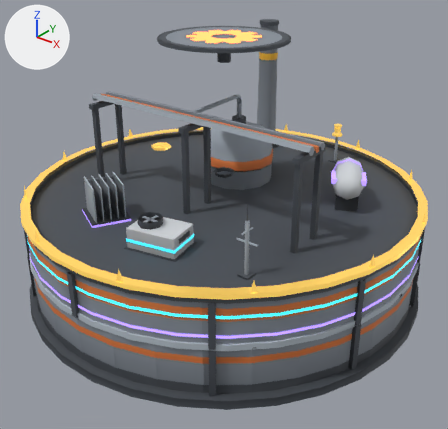
The glTF model assets/models/polymer_plant_s_far.glb as it was, and as the next commit left it.
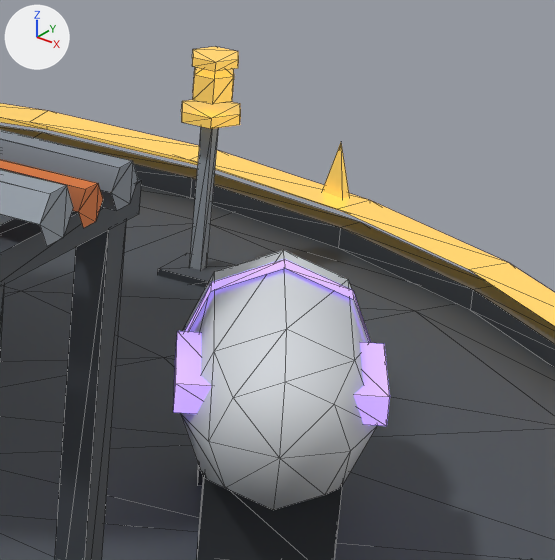
The first picture shows the older version from a camera (50 mm lens) standing at (10.53, -13.16, 10.11) and looking at (0.38, -0.47, 2.24). The close-ups show the older and then the newer version on the part from 68% to 88% of the width and 27% to 48% of the height of that picture. Only the edits that show in the close-ups are written down. The axes (+X, +Y, +Z) are drawn at upper left. The lights are the same throughout. The close-ups show mesh edges as thin lines. Vertices at exactly the same position are counted once.

Objects in the first close-up: 'L4', 'L5', 'Roof'.
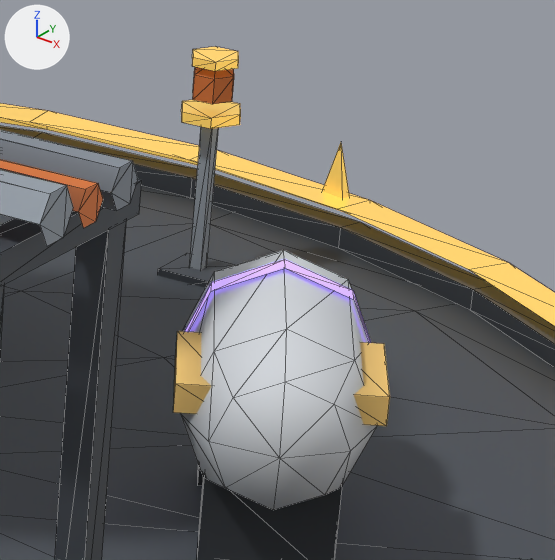
Location of each change, (x1, y1, x2, y2) in pixels of the close-ups (555 x 560 px):
part 1 of me_l4_001, recoloured (darker)
    both: (173, 331, 390, 426)
part 2 of me_l5_001, recoloured (orange to brown)
    both: (193, 67, 234, 104)
part 3 of me_l5_001, recoloured (darker)
    both: (193, 69, 234, 104)
part 4 of me_l5_001, recoloured (darker)
    both: (195, 67, 234, 79)

Diff of the bpy script that builds the scene:
```diff
--- a/assets/models/polymer_plant_s_far.glb.py
+++ b/assets/models/polymer_plant_s_far.glb.py
@@ me_l4_001 @@
 me_l4_001.from_pydata(...)  # 209 vertices, 240 faces; spans x -5.67..5.67, y -5.67..5.67, z 1.66..3.84
 # used by ob_l4; location = (0.0, 0.0, 0.0)
+# me_l4_001 part 1: 16 faces spanning x 2.68..3.82, y 0.95..1.98, z 3.43..3.57 switch from mat_l4band_001 to mat_palette_001
@@ me_l5_001 @@
 me_l5_001.from_pydata(...)  # 237 vertices, 282 faces; spans x -5.75..5.75, y -5.75..5.75, z 2.54..3.88
 # used by ob_l5; location = (0.0, 0.0, 0.0)
+# me_l5_001 part 2: all 18 faces centred in x 1.1..1.3, y 4.36..4.57, z 3.69..3.8 switch from mat_l5gold_001 to mat_palette_001
+# me_l5_001 part 3: 18 faces centred in x -4.39..1.3, y 1.65..4.57, z 2.74..3.73 are repainted in the vertex colours; the middle colour goes from white #fbfbfb to orange #dc7839
+# me_l5_001 part 4: 13 faces centred in x -4.46..1.26, y 1.58..4.54, z 2.72..3.8 are repainted in the vertex colours; the middle colour goes from light grey #c4c4c4 to brown #ac5c2a
```
